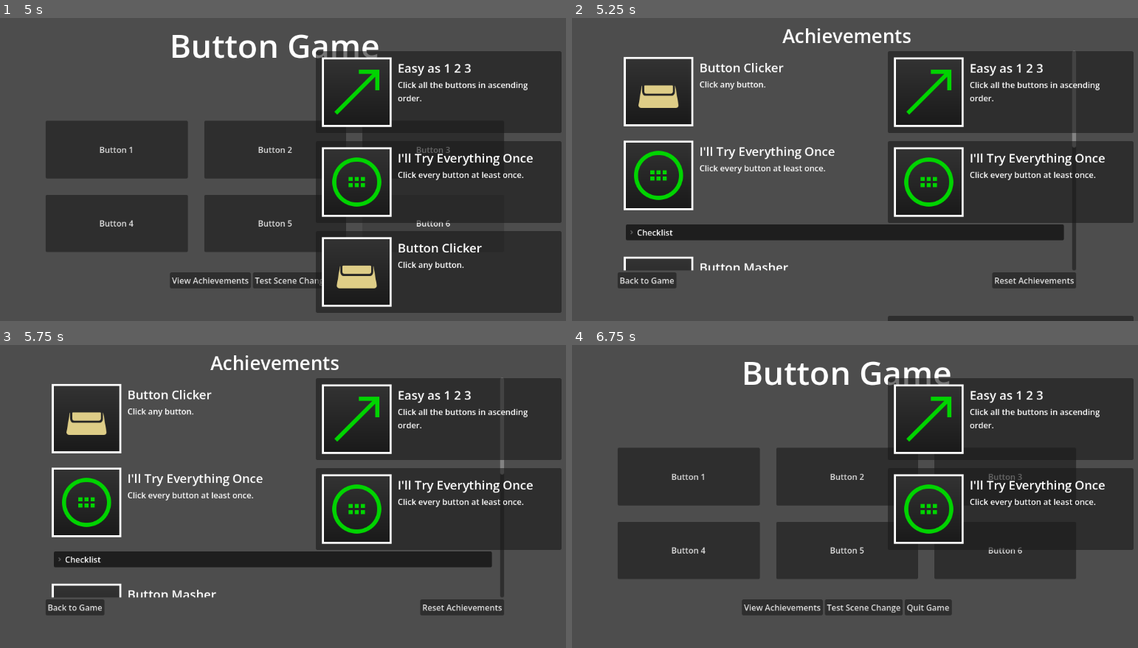
Above: before the commit, frames 1-4 (two rows, left to right).
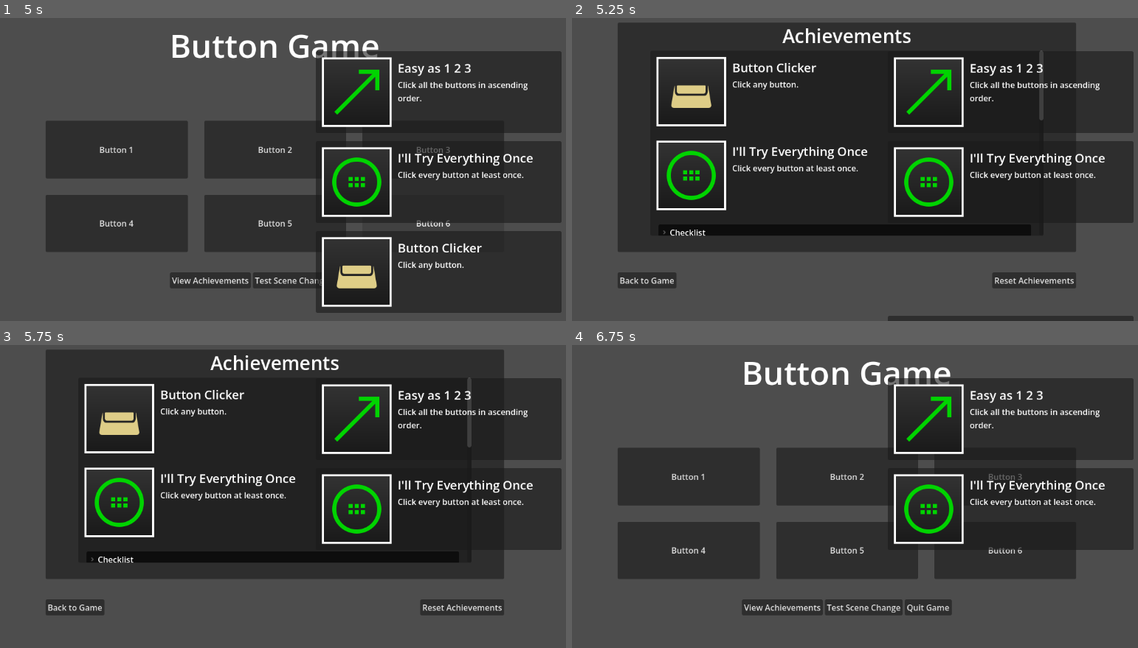
Above: after the commit, the same moments.

Repository: SpeedyVelcro/sv-achievements
Game: Godot game, scene res://main.tscn
The game is run twice, just before and just after one commit, with the same random seed, the same clock (stepped at 60 frames per second) and the same inputs.
Inputs:
- Up to frame 1 (5 s): click "Button 1" at 0.5 s; click "Button 2" at 1.25 s; click "Button 3" at 2 s; click "Button 4" at 2.75 s; click "Button 5" at 3.5 s; click "Button 6" at 4.25 s
- Up to frame 2 (5.25 s): click "View Achievements" at 5 s
- Up to frame 3 (5.75 s): no input
- Up to frame 4 (6.75 s): tap Enter at 5.75 s; click "Back to Game" at 6.5 s

Frame 1 is identical in both runs. In frame 2, 36% of the frame differs, in the area x 8-90%, y 1-84%; in frame 3, 36%; in frame 4, nothing differs.

Commit message:
Add panels to achievement screen in example game

Diff:
--- a/game.tscn
+++ b/game.tscn
@@ -105,20 +105,42 @@
 visible = false
 layout_mode = 2
 
-[node name="Label" type="Label" parent="MarginContainer/AchievementListVBoxContainer" unique_id=1506590773]
+[node name="PanelContainer" type="PanelContainer" parent="MarginContainer/AchievementListVBoxContainer" unique_id=1648422522]
+layout_mode = 2
+size_flags_vertical = 3
+
+[node name="VBoxContainer" type="VBoxContainer" parent="MarginContainer/AchievementListVBoxContainer/PanelContainer" unique_id=852334601]
+layout_mode = 2
+
+[node name="Label" type="Label" parent="MarginContainer/AchievementListVBoxContainer/PanelContainer/VBoxContainer" unique_id=1506590773]
 layout_mode = 2
 text = "Achievements"
 label_settings = SubResource("LabelSettings_feb5d")
 horizontal_alignment = 1
 
-[node name="ScrollContainer" type="ScrollContainer" parent="MarginContainer/AchievementListVBoxContainer" unique_id=245203991]
+[node name="MarginContainer" type="MarginContainer" parent="MarginContainer/AchievementListVBoxContainer/PanelContainer/VBoxContainer" unique_id=1337002739]
+layout_mode = 2
+size_flags_vertical = 3
+theme_override_constants/margin_left = 64
+theme_override_constants/margin_right = 64
+theme_override_constants/margin_bottom = 32
+
+[node name="PanelContainer" type="PanelContainer" parent="MarginContainer/AchievementListVBoxContainer/PanelContainer/VBoxContainer/MarginContainer" unique_id=1116657298]
 layout_mode = 2
 size_flags_vertical = 3
 
-[node name="AchievementListUI" parent="MarginContainer/AchievementListVBoxContainer/ScrollContainer" unique_id=40048756 instance=ExtResource("2_e2o6t")]
+[node name="ScrollContainer" type="ScrollContainer" parent="MarginContainer/AchievementListVBoxContainer/PanelContainer/VBoxContainer/MarginContainer/PanelContainer" unique_id=245203991]
+layout_mode = 2
+size_flags_vertical = 3
+
+[node name="AchievementListUI" parent="MarginContainer/AchievementListVBoxContainer/PanelContainer/VBoxContainer/MarginContainer/PanelContainer/ScrollContainer" unique_id=40048756 instance=ExtResource("2_e2o6t")]
 layout_mode = 2
 size_flags_horizontal = 3
 bold_reward_titles = true
+
+[node name="ReferenceRect" type="ReferenceRect" parent="MarginContainer/AchievementListVBoxContainer" unique_id=1644485174]
+custom_minimum_size = Vector2(0, 32)
+layout_mode = 2
 
 [node name="HBoxContainer" type="HBoxContainer" parent="MarginContainer/AchievementListVBoxContainer" unique_id=710891761]
 layout_mode = 2
